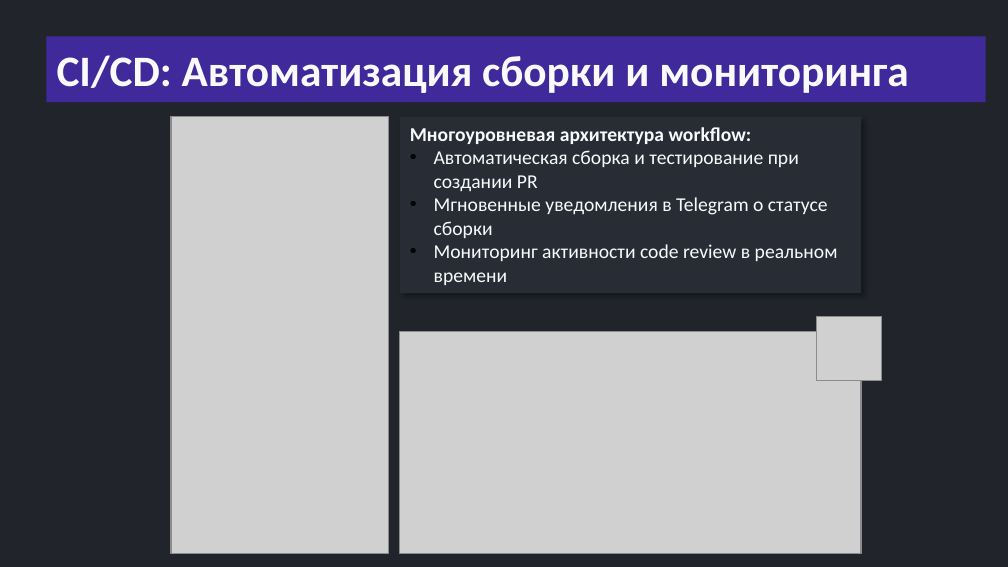
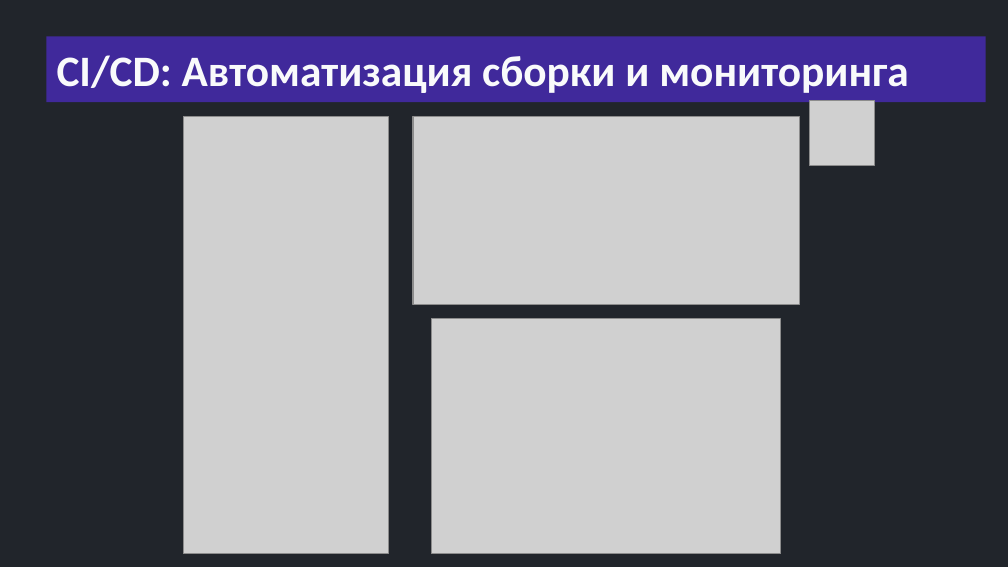
Before and after one commit to semusv/Bank_analyzer, a slide deck: slide 23 of bank_analyzer.pptx (slide 22 before the commit). Drawn at 1008x567 pixels with LibreOffice and Linux fonts; fonts in the diff are those of the drawing; grey boxes stand for pictures. Boxes give left, top, right and bottom in pixels: in the first picture for what was removed or moved away, otherwise in the second. Text is boxed around its words. In the diff, an @@ line names an element or a change of style, - is before the commit and + after.

```diff
--- a/bank_analyzer.pptx
+++ b/bank_analyzer.pptx
@@ picture: place and size @@
-picture at <box>171,117,389,553</box>
+picture at <box>183,117,389,553</box>
@@ rectangle removed at <box>400,117,861,293</box> @@
-Многоуровневая архитектура workflow:
-• Автоматическая сборка и тестирование при создании PR
-• Мгновенные уведомления в Telegram о статусе сборки
-• Мониторинг активности code review в реальном времени
@@ picture: place and size @@
-picture at <box>400,332,861,553</box>
+picture at <box>413,117,799,304</box>
@@ picture: place and size @@
-picture at <box>816,317,881,381</box>
+picture at <box>809,101,874,165</box>
@@ picture added at <box>431,319,781,553</box> @@
```
Also in this commit, not shown: 2 other slides changed, 1 slide added, 3 other files.
